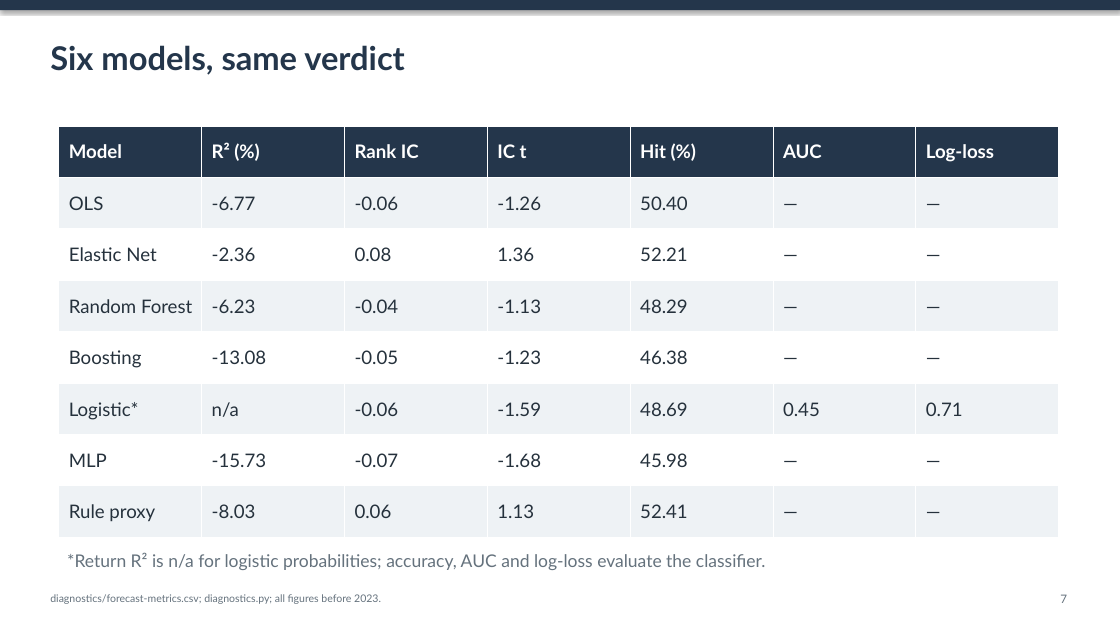
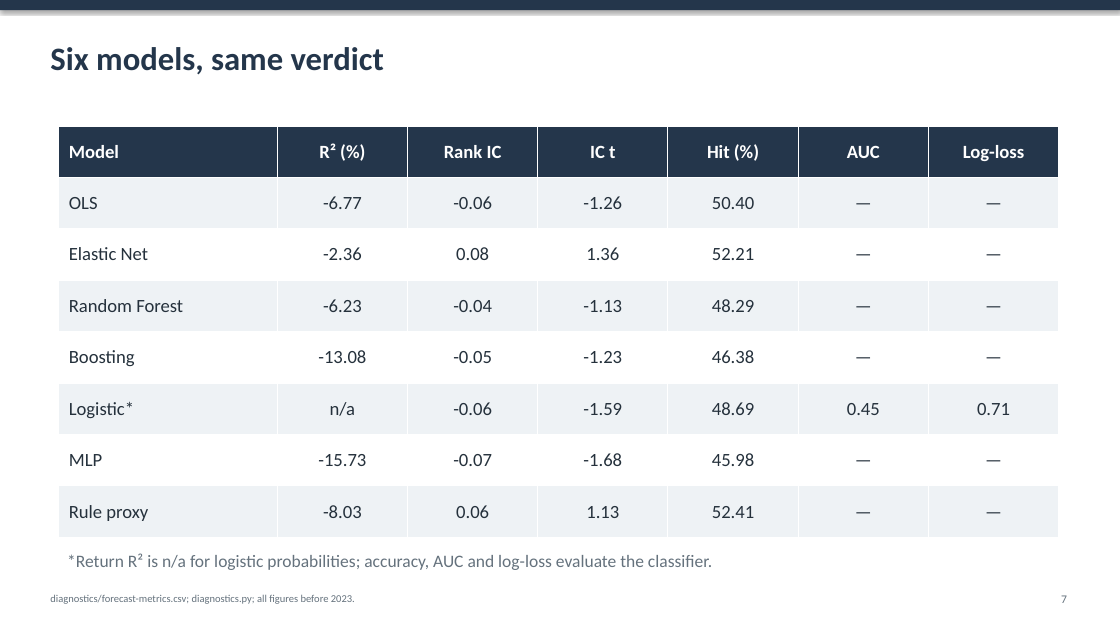
Before and after one commit to anasch2026/AI_FINANCE_INDIVIDUAL_PROJECT, a slide deck: slide 7 of capstone/presentation-backup.pptx. Drawn at 1120x630 pixels with LibreOffice and Linux fonts; fonts in the diff are those of the drawing. Boxes give left, top, right and bottom in pixels: in the first picture for what was removed or moved away, otherwise in the second. Text is boxed around its words. In the diff, an @@ line names an element or a change of style, - is before the commit and + after.

Commit message:
capstone: final manuscript and defence review
Editorial and Office layout corrections after full comparison with the official rubric. 784 consistency checks pass. Frozen research inputs, financial and forecast CSVs, and all manuscript figures remain unchanged; no experiment or estimator was run. Review by Anas Chantah.

```diff
--- a/capstone/presentation-backup.pptx
+++ b/capstone/presentation-backup.pptx
@@ table at [59, 126, 1059, 538] @@
@@ font Lato to Calibri @@
@@ alignment left to centre @@
@@ font Lato to Calibri in 3 elements at [50, 47, 384, 75], [50, 595, 355, 604], [67, 553, 712, 570] @@
```
Also in this commit, not shown: 14 other slides changed, 16 other files.
